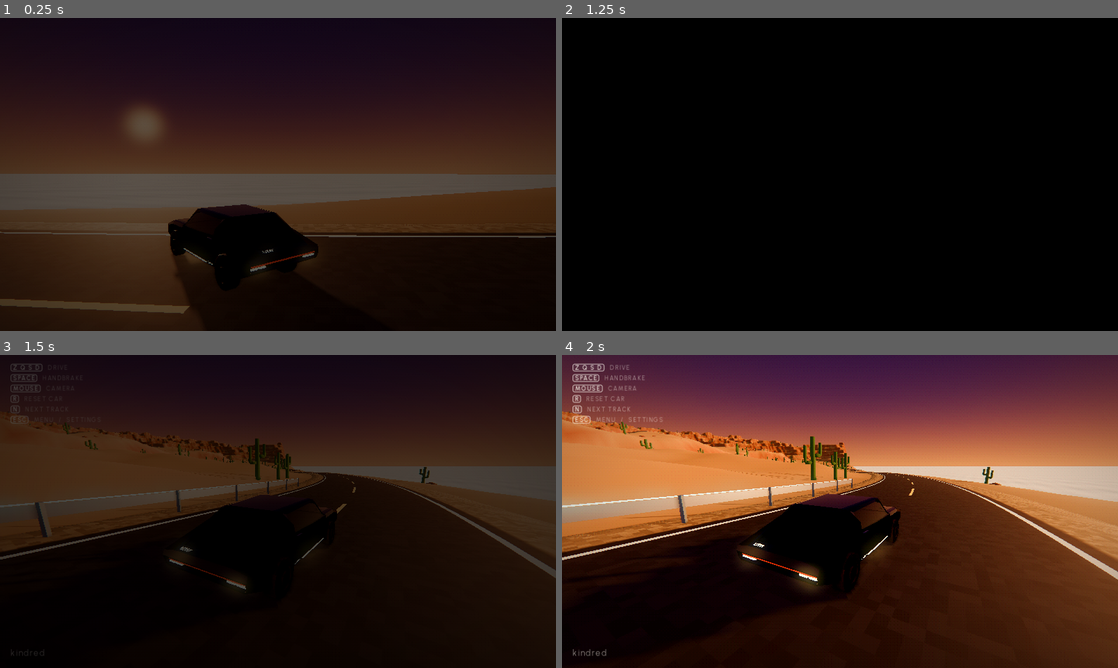
Above: before the commit, frames 1-4 (two rows, left to right).
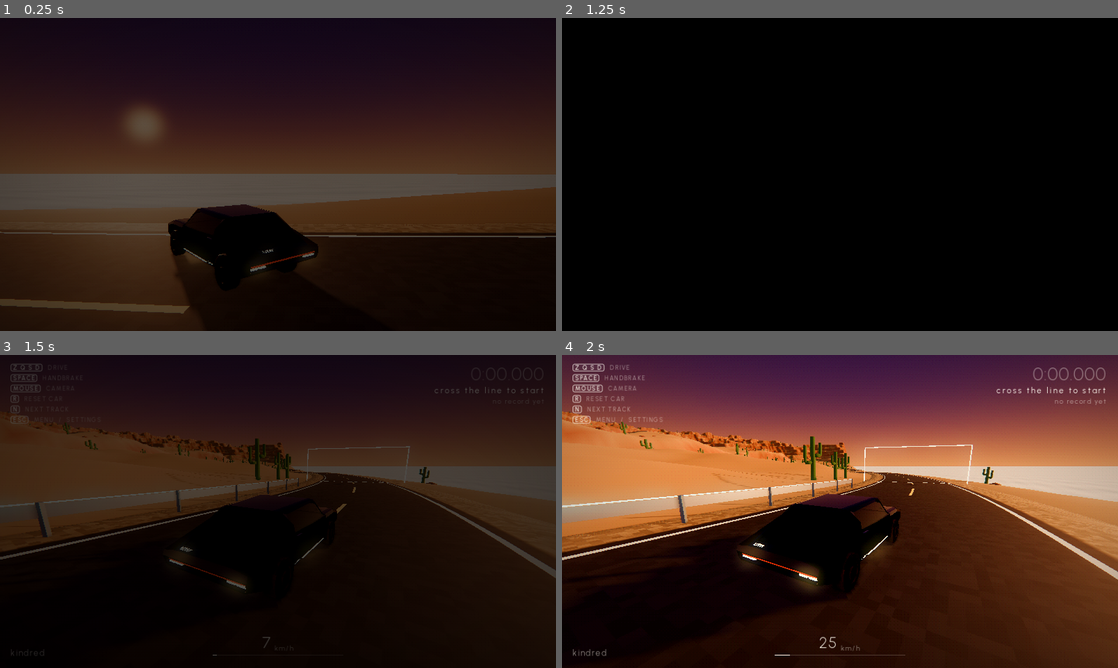
Above: after the commit, the same moments.

Repository: AdamAbdennadher/aster
Game: Godot game, scene res://menu.tscn
The game is run twice, just before and just after one commit, with the same random seed, the same clock (stepped at 60 frames per second) and the same inputs.
Inputs (mouse positions are in pixels of both pictures, inside the frame that each line leads up to):
- Up to frame 1 (0.25 s): no input
- Up to frame 2 (1.25 s): tap Enter at 0.5 s; move the mouse to (962, 158) at 0.52 s; hold D (steer_right) from 0.53 s (still down); hold N (next_track) from 0.53 s (still down); click (962, 158) at 0.67 s
- Up to frame 3 (1.5 s): move the mouse to (250, 511) at 1.27 s; release D (steer_right) at 1.28 s; release N (next_track) at 1.28 s; hold W (accelerate) from 1.28 s (still down); tap N (next_track) at 1.35 s
- Up to frame 4 (2 s): keep holding W (accelerate)

Frames 1-2 are identical in both runs. In frame 3, 0.2% of the frame differs, in the area x 38-98%, y 4-96%; in frame 4, 0.6%, in the area x 27-98%, y 4-96%.

Commit message:
hud chrono + line

Diff:
--- a/car.gd
+++ b/car.gd
@@ -55,6 +55,8 @@
 @export var flip_tilt := 0.35             ## car up-vector dot world-up below this counts as flipped (~70 deg)
 @export var flip_time := 2.0              ## seconds stuck flipped before game over
 
+signal car_reset   # R pressed (or fell in the sea): the car is back at the spawn
+
 @onready var camera_pivot: Node3D = $CameraPivot
 @onready var camera_3d: Camera3D = $CameraPivot/Camera3D
 @onready var rear_wheels: Array[VehicleWheel3D] = [$BL, $BR]
@@ -78,6 +80,7 @@
 
 
 func _ready() -> void:
+	add_to_group("player_car")
 	Game.state_changed.connect(_on_game_state)
 	_on_game_state(Game.state)
 	spawn_transform = global_transform
@@ -306,6 +309,7 @@
 	_flipped_time = 0.0
 	global_transform = spawn_transform
 	snap_camera()
+	car_reset.emit()
 
 
 func update_camera(delta: float) -> void:
--- a/game.gd
+++ b/game.gd
@@ -7,6 +7,8 @@
 const MENU_SCENE := "res://menu.tscn"
 const GAME_OVER_SCENE := "res://ui/game_over.tscn"
 const SETTINGS_FILE := "user://settings.cfg"
+const RECORDS_FILE := "user://records.cfg"
+const RECORDS_KEPT := 5
 const PIXEL_ROWS := 540.0      # height of the 3D image in pixels, whatever the window size (matches postfx.gdshader)
 const MAPS := [
 	{"name": "MOUNTAIN", "scene": "res://mountain.tscn"},
@@ -16,15 +18,20 @@
 
 signal state_changed(state: State)
 signal input_device_changed(gamepad: bool)
+signal race_started                                     # first time over the finish line: the clock runs
+signal lap_completed(time: float, rank: int, previous_best: float)   # rank 1 = new record, 0 = not in the top
+signal race_reset                                       # car back at the spawn, waiting to cross the line
 
 var state := State.PLAYING:
 	set(value):
 		state = value
 		state_changed.emit(value)
 var current_map := ""
+var race: Node                # lap timer of the current map (race.gd), null on maps without laps
 var using_gamepad := false   # last input came from a controller (the HUD shows the matching buttons)
 
 var _volumes := {"Master": 0.8, "Music": 0.7, "Engine": 0.8, "SFX": 0.8}
+var _records := {}           # map scene path -> best lap times (seconds), fastest first
 
 const DISPLAY_MODES := ["windowed", "fullscreen", "exclusive"]
 const RESOLUTIONS := [Vector2i(1280, 720), Vector2i(1600, 900), Vector2i(1920, 1080), Vector2i(2560, 1440), Vector2i(3840, 2160)]
@@ -40,6 +47,7 @@
 	process_mode = Node.PROCESS_MODE_ALWAYS
 	_setup_audio_buses()
 	_load_settings()
+	_load_records()
 	apply_display()
 	var layer := CanvasLayer.new()
 	layer.layer = 100
@@ -50,6 +58,7 @@
 	_fade.mouse_filter = Control.MOUSE_FILTER_IGNORE
 	layer.add_child(_fade)
 	add_child(load("res://ui/hud.gd").new())
+	add_child(load("res://ui/race_hud.gd").new())
 	get_tree().root.size_changed.connect(_update_3d_scale)
 	_update_3d_scale()
 	_detect_start_scene.call_deferred()
@@ -201,6 +210,46 @@
 	_update_3d_scale.call_deferred()
 
 
+# ---------- Lap records ----------
+
+func get_records(map: String) -> Array:
+	return _records.get(map, [])
+
+
+func best_time(map: String) -> float:
+	var list := get_records(map)
+	return list[0] if not list.is_empty() else INF
+
+
+## Saves the lap if it makes the top RECORDS_KEPT. Returns its rank (1 = new record), or 0 if it is not in the top.
+func add_lap_time(map: String, time: float) -> int:
+	var list: Array = get_records(map).duplicate()
+	list.append(time)
+	list.sort()
+	list.resize(mini(list.size(), RECORDS_KEPT))
+	_records[map] = list
+	var cfg := ConfigFile.new()
+	for key in _records:
+		cfg.set_value("records", key, _records[key])
+	cfg.save(RECORDS_FILE)
+	var rank := list.find(time)
+	return rank + 1 if rank != -1 else 0
+
+
+func _load_records() -> void:
+	var cfg := ConfigFile.new()
+	if cfg.load(RECORDS_FILE) != OK:
+		return
+	for key in cfg.get_section_keys("records"):
+		_records[key] = cfg.get_value("records", key, [])
+
+
+## m:ss.mmm
+func format_time(t: float) -> String:
+	var ms := int(round(t * 1000.0))
+	return "%d:%02d.%03d" % [ms / 60000, (ms / 1000) % 60, ms % 1000]
+
+
 # ---------- Audio ----------
 
 func get_volume(bus: String) -> float:
--- a/menu.gd
+++ b/menu.gd
@@ -116,11 +116,22 @@
 	var list := VBoxContainer.new()
 	list.add_theme_constant_override("separation", 14)
 	for m in Game.MAPS:
+		var entry := VBoxContainer.new()
+		entry.add_theme_constant_override("separation", 0)
 		var b := NeonButton.new()
 		b.text = m.name.to_lower()
 		b.text_size = 18
 		b.pressed.connect(Game.play_map.bind(m.scene))
-		list.add_child(b)
+		entry.add_child(b)
+		# personal best under the name
+		var best: float = Game.best_time(m.scene)
+		if best < INF:
+			var best_label := Label.new()
+			best_label.text = "best  " + Game.format_time(best)
+			best_label.label_settings = UIStyle.label(8, UIStyle.DIM, 0.0, 400, 1)
+			best_label.horizontal_alignment = HORIZONTAL_ALIGNMENT_CENTER
+			entry.add_child(best_label)
+		list.add_child(entry)
 	_maps = _centered(panel, list, 120)
 
 	var back := NeonButton.new()
@@ -162,7 +173,7 @@
 	_maps.visible = true
 	_back.visible = true
 	_animate(true)
-	_maps.get_child(0).get_child(0).grab_focus()
+	_maps.get_child(0).get_child(0).get_child(0).grab_focus()
 
 
 func _show_title() -> void:
--- /dev/null
+++ b/race.gd
@@ -0,0 +1,85 @@
+extends Node
+## Lap timing on a looped track (added by track.gd in game). The clock starts the first time the car crosses
+## the finish line; a lap only counts if the car went through the checkpoints at 25 %, 50 % and 75 % of the loop.
+
+const CHECKPOINTS := [0.25, 0.5, 0.75]
+
+var track: Node          # track.gd
+var line_index := 0      # road sample of the finish line
+var running := false
+var lap_time := 0.0
+var lap := 0
+
+var _car: VehicleBody3D
+var _passed: Array[bool] = []
+var _last_rel := -1
+var _track_half_width := 10.0
+
+
+func setup(owner_track: Node, finish_index: int) -> void:
+	track = owner_track
+	line_index = finish_index
+	_track_half_width = track.road_width * 0.5 + track.verge_width
+
+
+func _ready() -> void:
+	_car = track.get_node_or_null("Car/Car")
+	if _car:
+		_car.car_reset.connect(_reset)
+	_passed.resize(CHECKPOINTS.size())
+	Game.race = self
+
+
+func _exit_tree() -> void:
+	if Game.race == self:
+		Game.race = null
+
+
+func _physics_process(delta: float) -> void:
+	if _car == null or Game.state != Game.State.PLAYING:
+		return
+	if running:
+		lap_time += delta
+
+	track._find_nearest(_car.global_position.x, _car.global_position.z)
+	if track._nearest_dist > _track_half_width + 20.0:
+		return   # far off the road: keep the last known progress
+	var n: int = track.samples.size()
+	var rel: int = (track._nearest_index - line_index + n) % n
+
+	if running:
+		for i in CHECKPOINTS.size():
+			var at := int(CHECKPOINTS[i] * n)
+			if not _passed[i] and rel >= at and rel < at + n / 10:
+				_passed[i] = true
+	# crossing the line forward = progress wraps from the end of the loop to its start
+	if _last_rel >= 0 and _last_rel > n * 0.9 and rel < n * 0.1:
+		_cross_line()
+	_last_rel = rel
+
+
+func _cross_line() -> void:
+	if not running:
+		running = true
+		lap = 1
+		lap_time = 0.0
+		_passed.fill(false)
+		Game.race_started.emit()
+		return
+	if not _passed.all(func(p): return p):
+		return   # did not go around the whole loop (shortcut or reversing over the line)
+	var previous_best: float = Game.best_time(Game.current_map)
+	var rank := Game.add_lap_time(Game.current_map, lap_time)
+	Game.lap_completed.emit(lap_time, rank, previous_best)
+	lap += 1
+	lap_time = 0.0
+	_passed.fill(false)
+
+
+func _reset() -> void:
+	running = false
+	lap = 0
+	lap_time = 0.0
+	_passed.fill(false)
+	_last_rel = -1
+	Game.race_reset.emit()
--- a/track.gd
+++ b/track.gd
@@ -33,6 +33,7 @@
 @export var guardrail_curvature := 0.014  ## 1/m, corners tighter than ~70 m radius get a rail on the outside
 @export var spawn_sample := 5             ## where the car starts along the road (1 sample = 2 m)
 @export var spawn_height := 0.68           ## car body height above the road at spawn (it rests at about 0.65, so it barely drops)
+@export var finish_offset := 15            ## the finish line is this many samples ahead of the spawn (1 sample = 2 m)
 
 @export_group("Terrain")
 @export var map_size := 1400.0
@@ -80,6 +81,10 @@
 	generate()
 	if not Engine.is_editor_hint():
 		_place_car()
+		var race: Node = load("res://race.gd").new()
+		race.name = "Race"
+		race.setup(self, finish_index())
+		add_child(race)
 
 
 # Editor only: rebuild the map shortly after the RoadPath curve stops changing (rebuilding takes ~1.5 s,
@@ -126,6 +131,7 @@
 	_build_terrain()
 	_build_road_mesh()
 	_build_guardrails()
+	_build_finish_line()
 	_build_props()
 	if sea_enabled:
 		_build_sea()
@@ -533,6 +539,69 @@
 	return shader
 
 
+# ---------- Finish line ----------
+
+func finish_index() -> int:
+	return (clampi(spawn_sample, 0, samples.size() - 1) + finish_offset) % samples.size()
+
+
+# Checkered strip painted across the road, under a thin white neon gantry (visual only, no collision)
+func _build_finish_line() -> void:
+	var i := finish_index()
+	var forward := tangents[i]
+	var right := _right(i)
+	var up := right.cross(forward).normalized()
+	var basis := Basis(-right, up, forward)   # right-handed (Basis(right, up, forward) would be mirrored and hide the top face)
+	var origin := samples[i]
+
+	var checker := Shader.new()
+	checker.code = """
+shader_type spatial;
+void fragment() {
+	vec2 cell = floor(UV * vec2(14.0, 2.0));
+	float white = mod(cell.x + cell.y, 2.0);
+	ALBEDO = mix(vec3(0.04), vec3(0.92), white);
+	EMISSION = vec3(0.25) * white;
+	ROUGHNESS = 0.8;
+}
+"""
+	var strip_mat := ShaderMaterial.new()
+	strip_mat.shader = checker
+	var strip := PlaneMesh.new()
+	strip.size = Vector2(road_width, 1.6)
+	strip.material = strip_mat
+	var strip_node := MeshInstance3D.new()
+	strip_node.name = "FinishLine"
+	strip_node.mesh = strip
+	strip_node.cast_shadow = GeometryInstance3D.SHADOW_CASTING_SETTING_OFF
+	_generated.add_child(strip_node)
+	strip_node.global_transform = Transform3D(basis, origin + up * 0.03)
+
+	var neon := StandardMaterial3D.new()
+	neon.albedo_color = Color(1, 1, 1)
+	neon.emission_enabled = true
+	neon.emission = Color(1, 0.98, 0.94)
+	neon.emission_energy_multiplier = 2.0
+	var span := road_width * 0.5 + verge_width + 0.8
+	var height := 5.0
+	for side in [-1.0, 1.0]:
+		var post := MeshInstance3D.new()
+		var box := BoxMesh.new()
+		box.size = Vector3(0.12, height, 0.12)
+		box.material = neon
+		post.mesh = box
+		_generated.add_child(post)
+		post.global_transform = Transform3D(basis, origin + right * side * span + up * height * 0.5)
+	var bar := MeshInstance3D.new()
+	var bar_box := BoxMesh.new()
+	bar_box.size = Vector3(span * 2.0 + 0.12, 0.1, 0.12)
+	bar_box.material = neon
+	bar.mesh = bar_box
+	bar.name = "FinishGantry"
+	_generated.add_child(bar)
+	bar.global_transform = Transform3D(basis, origin + up * height)
+
+
 # ---------- Guardrails ----------
 
 func _build_guardrails() -> void:
--- a/ui/pause_menu.gd
+++ b/ui/pause_menu.gd
@@ -7,6 +7,7 @@
 var _root: Control
 var _main: VBoxContainer
 var _maps: VBoxContainer
+var _records: VBoxContainer
 var _settings: VBoxContainer
 var _opened_from: Control      # button to focus again when coming back to the main panel
 
@@ -36,6 +37,10 @@
 	var change_map := _button("change map", Callable())
 	change_map.get_child(0).pressed.connect(_open.bind(_get_maps, change_map))
 	_main.add_child(change_map)
+	if is_instance_valid(Game.race):
+		var records := _button("records", Callable())
+		records.get_child(0).pressed.connect(_open.bind(_get_records, records))
+		_main.add_child(records)
 	var settings := _button("settings", Callable())
 	settings.get_child(0).pressed.connect(_open.bind(_get_settings, settings))
 	_main.add_child(settings)
@@ -49,6 +54,39 @@
 	_maps.add_child(_gap(14))
 	_maps.add_child(_button("back", _show_main, 11))
 	_maps.visible = false
+
+	_records = _column()
+	_records.add_child(_title("records"))
+	var map_name := Label.new()
+	map_name.text = Game.current_map.get_file().get_basename().to_lower()
+	map_name.label_settings = UIStyle.label(10, UIStyle.DIM, 0.0, 400, 3)
+	map_name.horizontal_alignment = HORIZONTAL_ALIGNMENT_CENTER
+	_records.add_child(map_name)
+	_records.add_child(_gap(14))
+	var times := Game.get_records(Game.current_map)
+	if times.is_empty():
+		var none := Label.new()
+		none.text = "no lap yet"
+		none.label_settings = UIStyle.label(12, UIStyle.DIM, 0.0, 300, 2)
+		none.horizontal_alignment = HORIZONTAL_ALIGNMENT_CENTER
+		_records.add_child(none)
+	for rank in times.size():
+		var row := HBoxContainer.new()
+		row.alignment = BoxContainer.ALIGNMENT_CENTER
+		row.add_theme_constant_override("separation", 24)
+		var place := Label.new()
+		place.text = str(rank + 1)
+		place.custom_minimum_size = Vector2(16, 0)
+		place.label_settings = UIStyle.label(12, UIStyle.DIM, 0.0, 400, 1)
+		row.add_child(place)
+		var time := Label.new()
+		time.text = Game.format_time(times[rank])
+		time.label_settings = UIStyle.label(14, UIStyle.WHITE if rank == 0 else UIStyle.DIM, 0.0, 300, 2)
+		row.add_child(time)
+		_records.add_child(row)
+	_records.add_child(_gap(14))
+	_records.add_child(_button("back", _show_main, 11))
+	_records.visible = false
 
 	_settings = _column()
 	_settings.add_child(_title("settings"))
@@ -69,7 +107,7 @@
 func _unhandled_input(event: InputEvent) -> void:
 	if event.is_action_pressed("pause") or event.is_action_pressed("ui_cancel"):
 		get_viewport().set_input_as_handled()
-		if _settings.visible or _maps.visible:
+		if _settings.visible or _maps.visible or _records.visible:
 			_show_main()
 		else:
 			Game.resume()
@@ -131,6 +169,10 @@
 	return _maps
 
 
+func _get_records() -> Control:
+	return _records
+
+
 func _get_settings() -> Control:
 	return _settings
 
@@ -161,6 +203,7 @@
 func _show_main() -> void:
 	_settings.visible = false
 	_maps.visible = false
+	_records.visible = false
 	_main.visible = true
 	if _opened_from:
 		_opened_from.get_child(0).grab_focus()
--- /dev/null
+++ b/ui/race_hud.gd
@@ -0,0 +1,128 @@
+extends CanvasLayer
+## In-game speedometer (bottom center: km/h above a thin line that fills up in white) and lap chrono (top right).
+
+const GAUGE_MAX_KMH := 220.0
+const GAUGE_WIDTH := 150.0
+
+var _speed_box: Control
+var _speed_label: Label
+var _gauge_fill: ColorRect
+
+var _chrono_box: VBoxContainer
+var _time_label: Label
+var _info_label: Label
+var _result_label: Label
+var _result_until := 0.0
+
+
+func _ready() -> void:
+	layer = 40
+	process_mode = Node.PROCESS_MODE_ALWAYS
+	_build_speedometer()
+	_build_chrono()
+	visible = Game.state == Game.State.PLAYING
+	Game.state_changed.connect(func(s): visible = s == Game.State.PLAYING)
+	Game.lap_completed.connect(_on_lap)
+	Game.race_reset.connect(func(): _result_until = 0.0)
+
+
+func _build_speedometer() -> void:
+	_speed_box = VBoxContainer.new()
+	_speed_box.anchor_left = 0.5
+	_speed_box.anchor_right = 0.5
+	_speed_box.anchor_top = 1.0
+	_speed_box.anchor_bottom = 1.0
+	_speed_box.offset_left = -GAUGE_WIDTH * 0.5
+	_speed_box.offset_right = GAUGE_WIDTH * 0.5
+	_speed_box.offset_top = -44
+	_speed_box.offset_bottom = -14
+	_speed_box.alignment = BoxContainer.ALIGNMENT_END
+	_speed_box.add_theme_constant_override("separation", 3)
+	_speed_box.mouse_filter = Control.MOUSE_FILTER_IGNORE
+	add_child(_speed_box)
+
+	var number_row := HBoxContainer.new()
+	number_row.alignment = BoxContainer.ALIGNMENT_CENTER
+	number_row.add_theme_constant_override("separation", 4)
+	_speed_box.add_child(number_row)
+	_speed_label = Label.new()
+	_speed_label.label_settings = UIStyle.label(18, UIStyle.WHITE, 0.0, 200, 1)
+	number_row.add_child(_speed_label)
+	var unit := Label.new()
+	unit.text = "km/h"
+	unit.label_settings = UIStyle.label(8, UIStyle.DIM, 0.0, 400, 1)
+	unit.size_flags_vertical = Control.SIZE_SHRINK_END
+	number_row.add_child(unit)
+
+	# the line: dim track, white fill growing from the left
+	var track := ColorRect.new()
+	track.color = Color(UIStyle.WHITE, 0.2)
+	track.custom_minimum_size = Vector2(GAUGE_WIDTH, 1)
+	_speed_box.add_child(track)
+	_gauge_fill = ColorRect.new()
+	_gauge_fill.color = UIStyle.WHITE
+	_gauge_fill.size = Vector2(0, 1)
+	track.add_child(_gauge_fill)
+
+
+func _build_chrono() -> void:
+	_chrono_box = VBoxContainer.new()
+	_chrono_box.anchor_left = 1.0
+	_chrono_box.anchor_right = 1.0
+	_chrono_box.offset_left = -170
+	_chrono_box.offset_right = -14
+	_chrono_box.offset_top = 10
+	_chrono_box.alignment = BoxContainer.ALIGNMENT_BEGIN
+	_chrono_box.add_theme_constant_override("separation", 1)
+	_chrono_box.mouse_filter = Control.MOUSE_FILTER_IGNORE
+	add_child(_chrono_box)
+
+	_time_label = Label.new()
+	_time_label.label_settings = UIStyle.label(20, UIStyle.WHITE, 0.0, 200, 1)
+	_time_label.horizontal_alignment = HORIZONTAL_ALIGNMENT_RIGHT
+	_chrono_box.add_child(_time_label)
+	_result_label = Label.new()
+	_result_label.label_settings = UIStyle.label(9, UIStyle.WHITE, 0.0, 400, 2)
+	_result_label.horizontal_alignment = HORIZONTAL_ALIGNMENT_RIGHT
+	_chrono_box.add_child(_result_label)
+	_info_label = Label.new()
+	_info_label.label_settings = UIStyle.label(8, UIStyle.DIM, 0.0, 400, 1)
+	_info_label.horizontal_alignment = HORIZONTAL_ALIGNMENT_RIGHT
+	_chrono_box.add_child(_info_label)
+
+
+func _process(_delta: float) -> void:
+	if not visible:
+		return
+	var car := get_tree().get_first_node_in_group("player_car") as VehicleBody3D
+	_speed_box.visible = car != null
+	if car:
+		var kmh: float = car.linear_velocity.length() * 3.6
+		_speed_label.text = "%d" % roundi(kmh)
+		_gauge_fill.size.x = GAUGE_WIDTH * clampf(kmh / GAUGE_MAX_KMH, 0.0, 1.0)
+
+	var race = Game.race
+	_chrono_box.visible = is_instance_valid(race)
+	if not _chrono_box.visible:
+		return
+	var now := Time.get_ticks_msec() / 1000.0
+	var showing_result := now < _result_until
+	if not showing_result:
+		_time_label.text = Game.format_time(race.lap_time)
+		_time_label.label_settings.font_color = UIStyle.WHITE if race.running else UIStyle.DIM
+		_result_label.text = "" if race.running else "cross the line to start"
+	var best: float = Game.best_time(Game.current_map)
+	var best_text := "best  " + Game.format_time(best) if best < INF else "no record yet"
+	_info_label.text = best_text + ("   ·   lap %d" % race.lap if race.running else "")
+
+
+func _on_lap(time: float, rank: int, previous_best: float) -> void:
+	_time_label.text = Game.format_time(time)
+	_time_label.label_settings.font_color = UIStyle.WHITE
+	if rank == 1:
+		_result_label.text = "new record"
+	elif previous_best < INF:
+		_result_label.text = "+%.3f" % (time - previous_best)
+	else:
+		_result_label.text = ""
+	_result_until = Time.get_ticks_msec() / 1000.0 + 3.0
Not shown, added: race.gd.uid
Not shown, added: ui/race_hud.gd.uid
